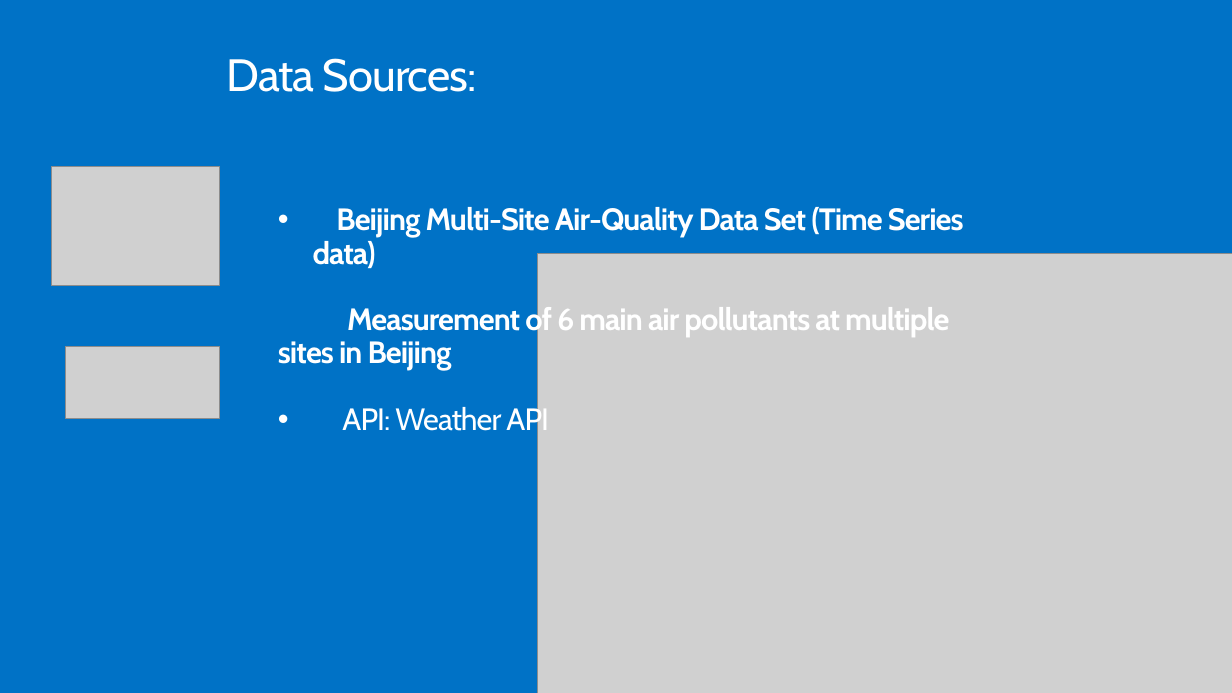
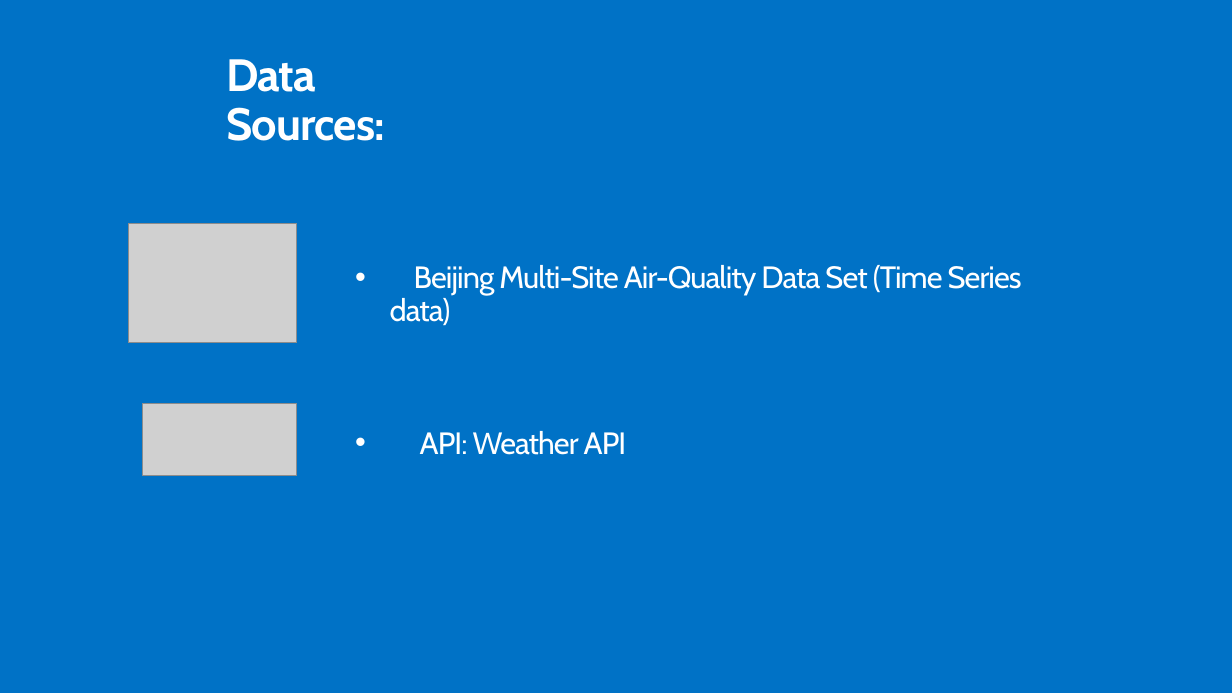
Before and after one commit to jecastrom/data_mid_bootcamp_project_classification, a slide deck: slide 3 of Mid-Bootcamp-Project-Deck-1.pptx. Drawn at 1232x693 pixels with LibreOffice and Linux fonts; fonts in the diff are those of the drawing; grey boxes stand for pictures; background and template pictures are left out. Boxes give left, top, right and bottom in pixels: in the first picture for what was removed or moved away, otherwise in the second. Text is boxed around its words. In the diff, an @@ line names an element or a change of style, - is before the commit and + after.

Commit message:
Deck update

```diff
--- a/Mid-Bootcamp-Project-Deck-1.pptx
+++ b/Mid-Bootcamp-Project-Deck-1.pptx
@@ title "Data Sources:" at [227,59,385,141]: bold on @@
@@ picture: place and size @@
-picture at [51,166,219,286]
+picture at [128,224,297,343]
@@ text "Beijing Multi-Site Air-Quality Data Set ...": place and size @@
-text "Beijing Multi-Site Air-Quality Data Set ..." at [278,207,964,437]
+text "Beijing Multi-Site Air-Quality Data Set ..." at [390,265,1022,326]
@@ text "Beijing Multi-Site Air-Quality Data Set ..." at [390,265,1022,326]: bold off @@
@@ picture removed at [538,253,1232,693] @@
@@ text at [278,304,949,437]: paragraphs removed @@
-Measurement of 6 main air pollutants at multiple sites in Beijing
-• API: Weather API
@@ picture: place and size @@
-picture at [66,347,220,419]
+picture at [143,404,298,476]
@@ text added at [420,431,627,455], 24 pt, text #FFFFFF @@
+• API: Weather API
```
Also in this commit, not shown: 5 other slides changed, 1 slide added, 2 slides removed.
